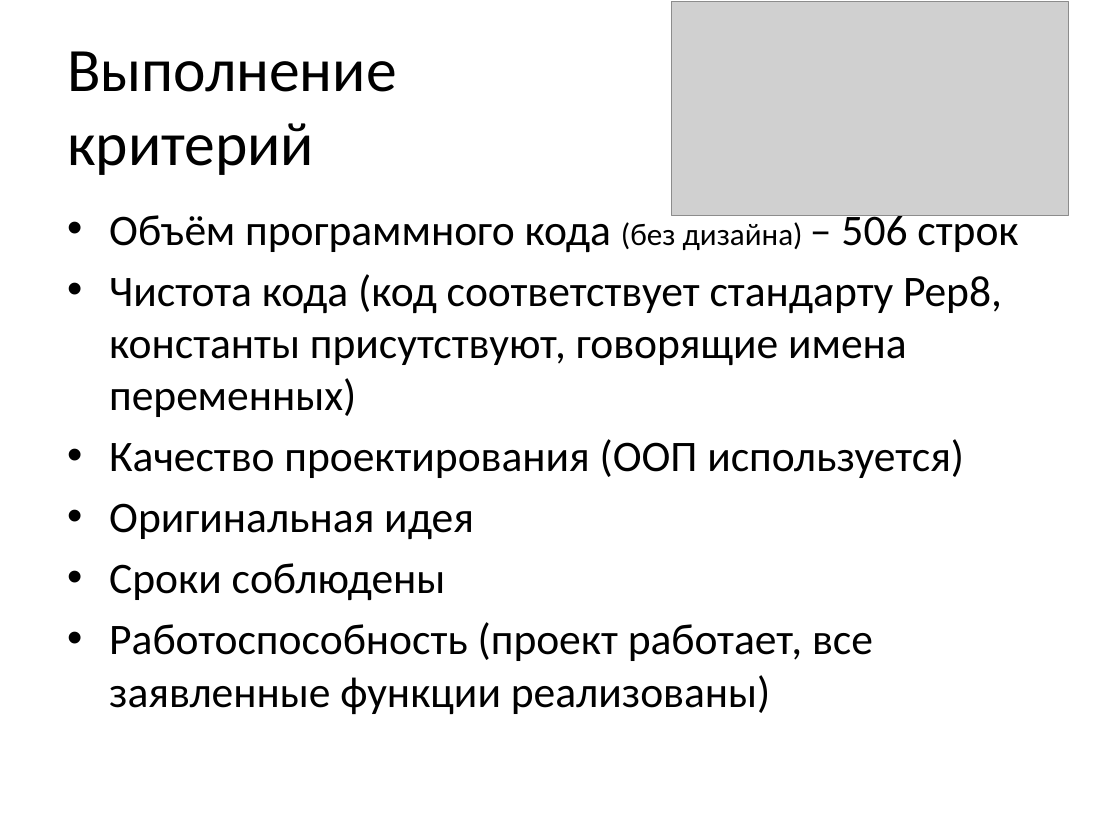
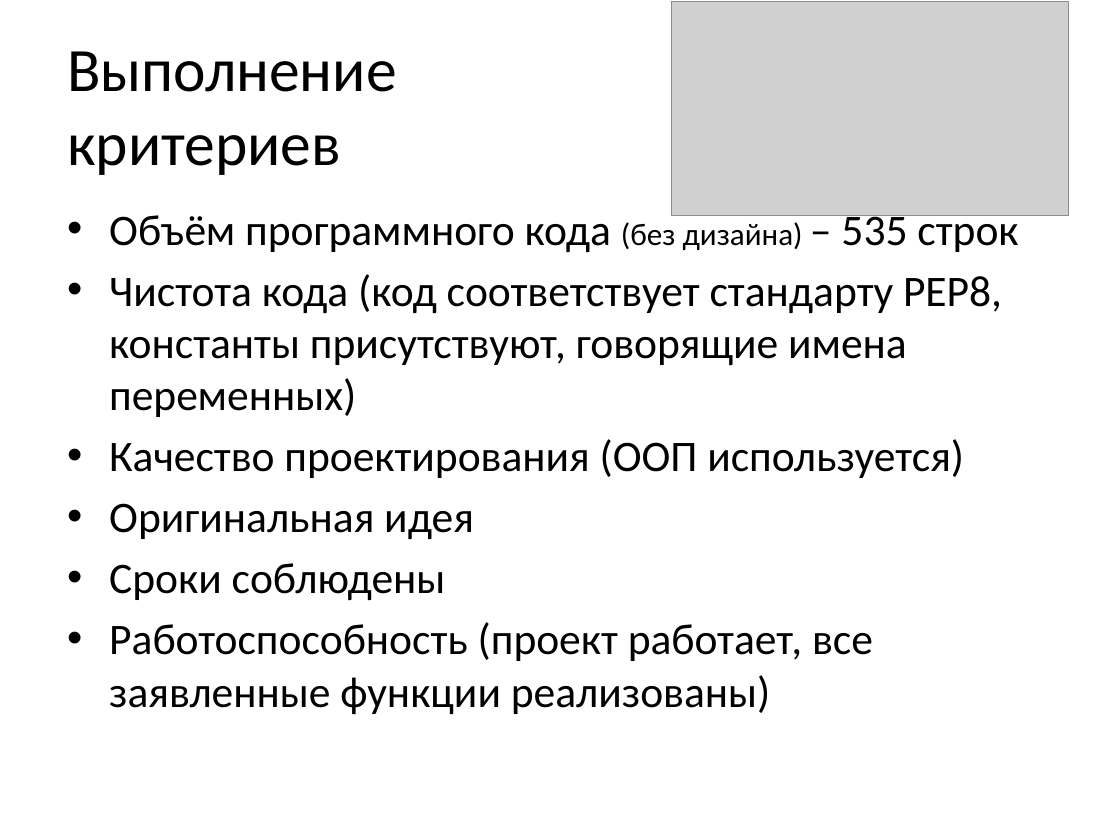
Before and after one commit to novd7/yandex_project1_stress_in_words, a slide deck: slide 8 of defence_of_progect/presentation.pptx. Drawn at 1120x840 pixels with LibreOffice and Linux fonts; fonts in the diff are those of the drawing; grey boxes stand for pictures. Boxes give left, top, right and bottom in pixels: in the first picture for what was removed or moved away, otherwise in the second. Text is boxed around its words. In the diff, an @@ line names an element or a change of style, - is before the commit and + after.

```diff
--- a/defence_of_progect/presentation.pptx
+++ b/defence_of_progect/presentation.pptx
@@ title at <box>67,51,397,175</box>: text changed @@
-Выполнение критерий
+Выполнение критериев
@@ text at <box>109,209,1018,417</box>: text changed @@
-• Объём программного кода (без дизайна) – 506 строк
-• Чистота кода (код соответствует стандарту Pep8, константы присутствуют, говорящие имена переменных)
+• Объём программного кода (без дизайна) – 535 строк
+• Чистота кода (код соответствует стандарту PEP8, константы присутствуют, говорящие имена переменных)
```
Also in this commit, not shown: 4 other slides changed, 3 other files.
